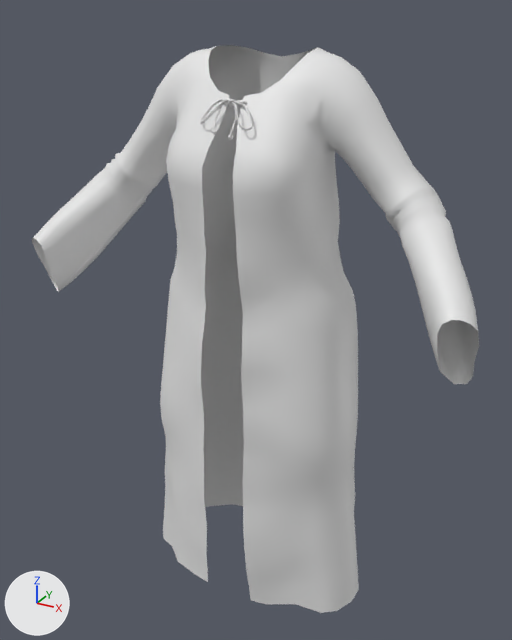
One commit to the FBX model unity/Assets/SecondFace/People/Player/player_f__mindfront_cardigan_long_open_front.fbx: the scene before it, then after it.
Both versions are drawn from a camera (50 mm lens) standing at (0.614, -1.155, 1.437) and looking at (-0.005, -0.028, 0.874). The lights are fixed; the arrows at lower left show +X, +Y and +Z. The older version comes first. Objects named as collision shapes, trigger or cutter boxes, shadow casters or lower levels of detail are left out.

The first picture shows 'Cloth_mindfront_cardigan_long_open_front_LOD0'.
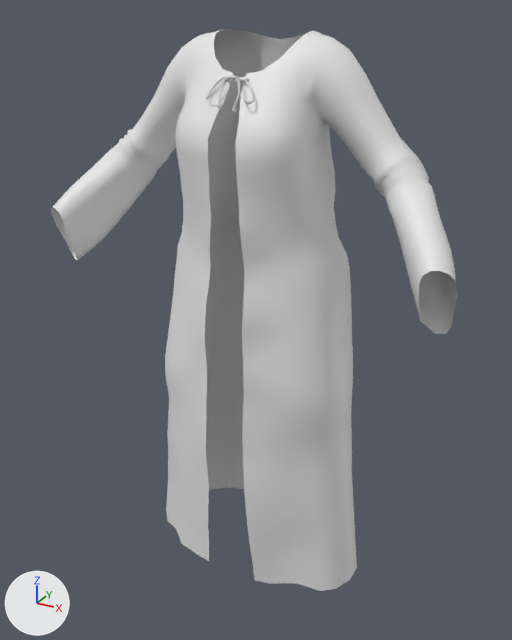
The newer file adds a shape key; the second version is drawn at full value of the shape key 'body-legs-incr' of 'Cloth_mindfront_cardigan_long_open_front_LOD0', and the change is written as the vertex moves it makes.

Pixel boxes (x1, y1, x2, y2) of what changed, in the pictures (512 x 640 px; the box of a moved part takes in the faces that stretch with it):
'Cloth_mindfront_cardigan_long_open_front_LOD0', reshaped (9% narrower): before (32, 45, 479, 613); after (51, 29, 457, 591)
part 1 of me_cloth_mindfront_cardigan_long_open_front_lod0, moved or reshaped: before (200, 98, 237, 141); after (206, 76, 240, 114)
part 2 of me_cloth_mindfront_cardigan_long_open_front_lod0, moved or reshaped: before (213, 99, 253, 135); after (218, 76, 254, 109)
part 3 of me_cloth_mindfront_cardigan_long_open_front_lod0, moved or reshaped: before (32, 45, 479, 613); after (51, 29, 457, 591)

Edits to the bpy script that builds the scene:
```text
Change me_cloth_mindfront_cardigan_long_open_front_lod0:
    used by ob_cloth_mindfront_cardigan_long_open_front_lod0; location = (0.0, 0.0, 0.0)
    remove me_cloth_mindfront_cardigan_long_open_front_lod0.from_pydata(...)  # 2070 vertices, 4000 faces; spans x -0.445..0.445, y -0.191..0.112, z 0.287..1.377
    add me_cloth_mindfront_cardigan_long_open_front_lod0.from_pydata(...)  # 2070 vertices, 4000 faces; spans x -0.401..0.401, y -0.172..0.102, z 0.333..1.403
    me_cloth_mindfront_cardigan_long_open_front_lod0 part 1: the loose piece of 312 vertices spanning x -0.052..0.013, y -0.146..-0.105, z 1.239..1.302 is scaled about its middle by (0.899, 0.922, 0.898), then moved by (0.002, 0.012, 0.038)
    me_cloth_mindfront_cardigan_long_open_front_lod0 part 2: the loose piece of 425 vertices spanning x -0.022..0.05, y -0.151..-0.105, z 1.247..1.303 is scaled about its middle by (0.899, 0.924, 0.893), then moved by (-0.001, 0.012, 0.038)
    me_cloth_mindfront_cardigan_long_open_front_lod0 part 3: 1162 of 2070 vertices moved; they spanned x -0.445..0.445, y -0.191..0.112, z 0.287..1.377 and now span x -0.401..0.401, y -0.172..0.102, z 0.333..1.403; mean shift (0.0, 0.004, 0.062); largest move (0.2, 0.023, 0.569) -> (0.186, 0.026, 0.674)
    other edits to the shape of me_cloth_mindfront_cardigan_long_open_front_lod0 do not show in these pictures
```
